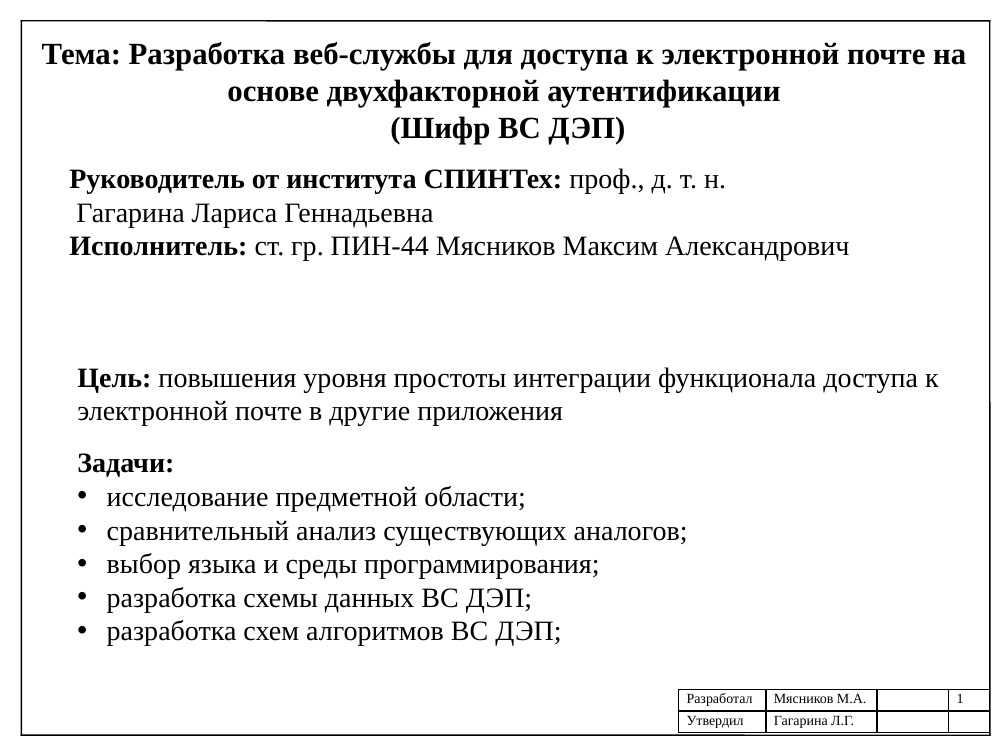
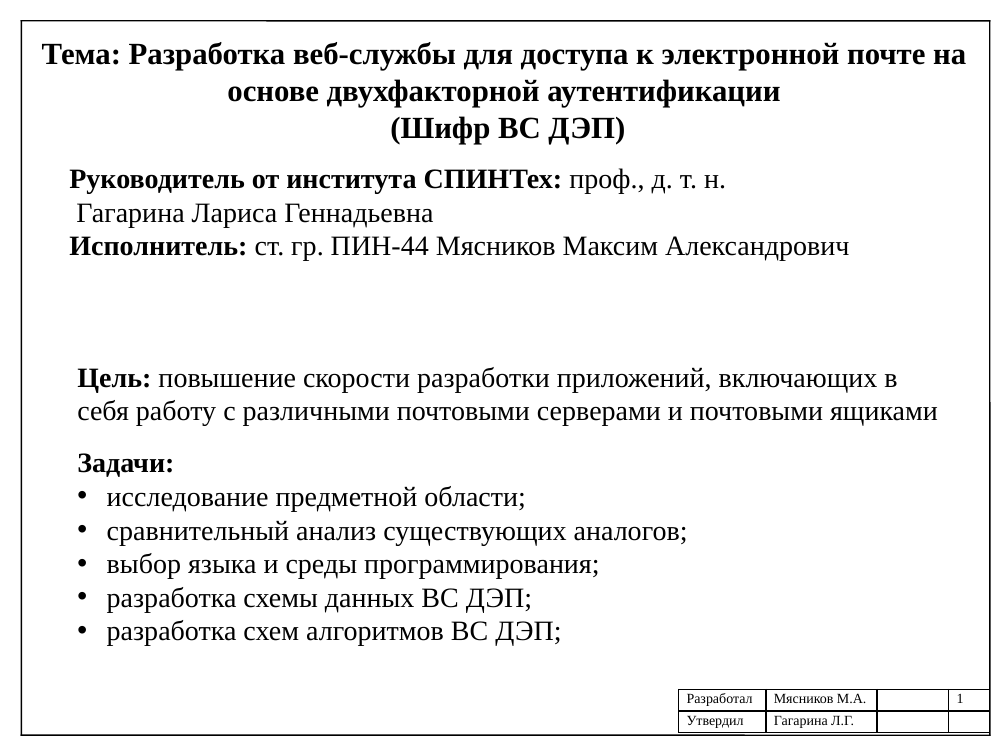
Before and after one commit to mJaJksJ/VCR, a slide deck: slide 1 of УП-Презентация.pptx. Drawn at 1008x756 pixels with LibreOffice and Linux fonts; fonts in the diff are those of the drawing. Boxes give left, top, right and bottom in pixels: in the first picture for what was removed or moved away, otherwise in the second. Text is boxed around its words. In the diff, an @@ line names an element or a change of style, - is before the commit and + after.

```diff
--- a/УП-Презентация.pptx
+++ b/УП-Презентация.pptx
@@ text at (77,367,938,426): text changed @@
-Цель: повышения уровня простоты интеграции функционала доступа к электронной почте в другие приложения
+Цель: повышение скорости разработки приложений, включающих в себя работу с различными почтовыми серверами и почтовыми ящиками
```
Also in this commit, not shown: 1 other slide changed, 2 other files.
